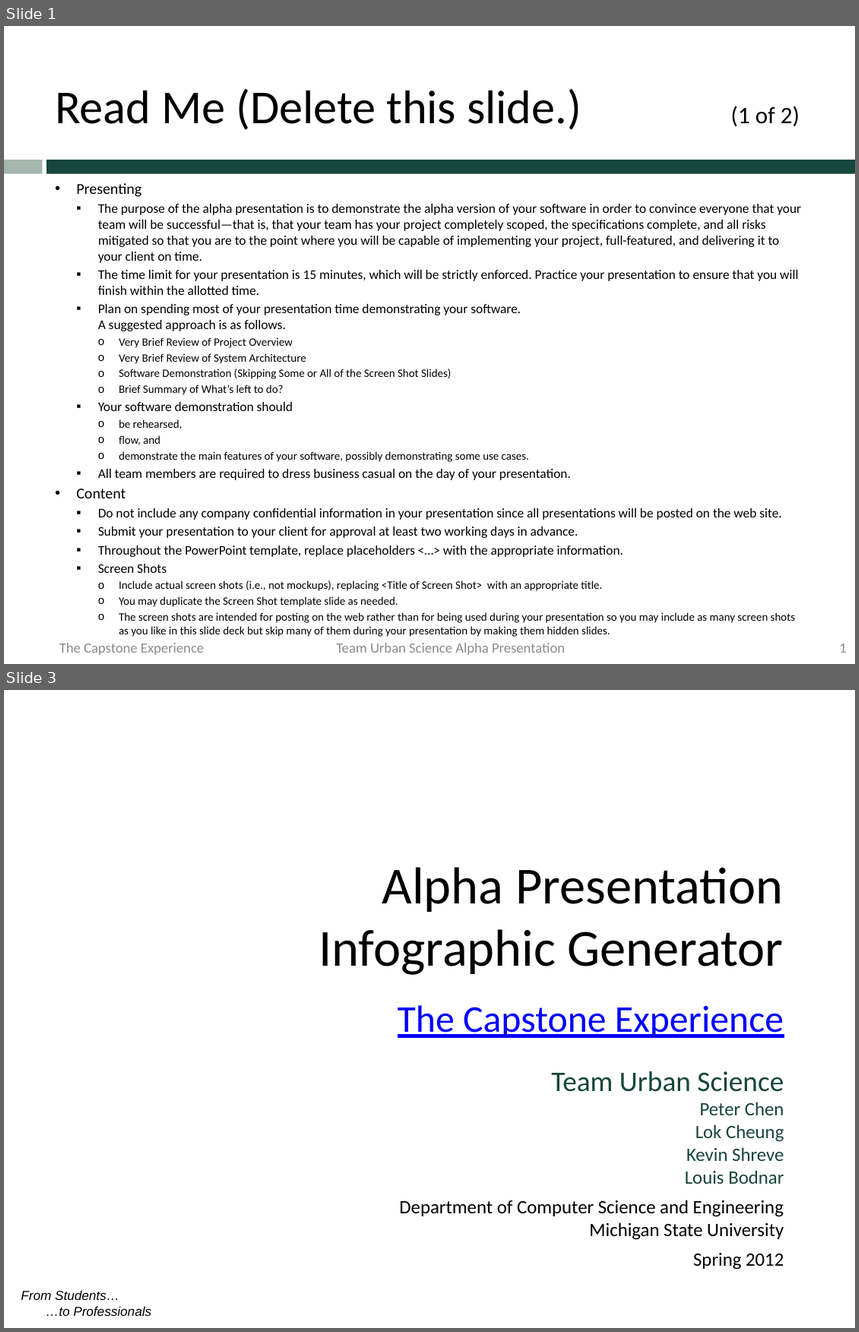
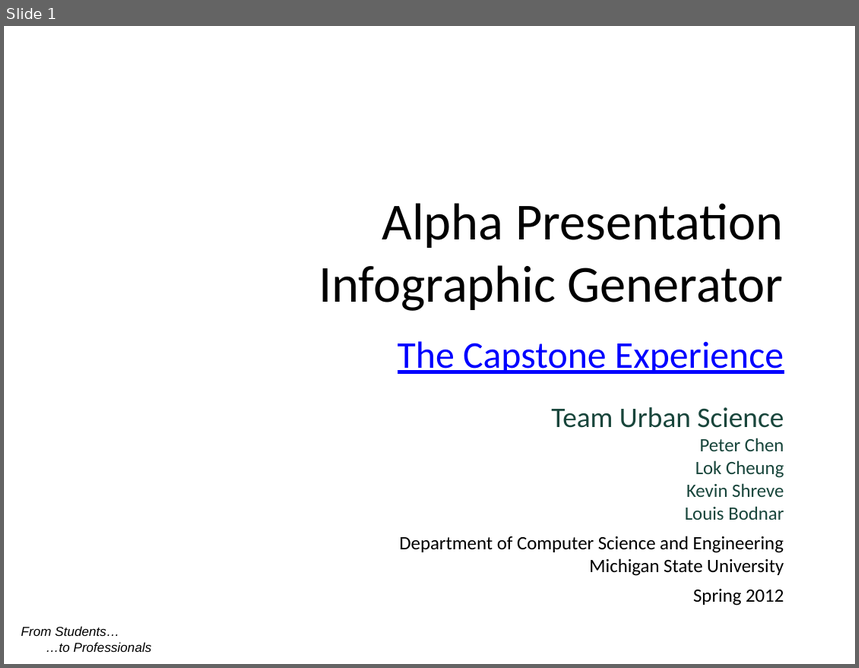
Before and after one commit to msu-capstone-team-urban-science/infographic-generator, a slide deck: documents/alpha-presentation/team-urban-science-alpha-presentation.pptx. Shown one above the other, each under a label of ours: slides 1 and 3 before the commit, slide 1 after it; the slides between them are not shown. The pictures are 859x1332 and 859x668 pixels, drawn with LibreOffice and Linux fonts; fonts in the diff are those of the drawing; background and template pictures are left out. Boxes give left, top, right and bottom in pixels: in the first picture for what was removed or moved away, otherwise in the second. Text is boxed around its words. In the diff, an @@ line names an element or a change of style, - is before the commit and + after.

Commit message:
actual alpha pres document.

```diff
--- a/documents/alpha-presentation/team-urban-science-alpha-presentation.pptx
+++ b/documents/alpha-presentation/team-urban-science-alpha-presentation.pptx
@@ slide 1 removed at (4,26,855,664), background picture (left out) @@
@@ title removed at (55,88,800,130) @@
-Read Me (Delete this slide.) (1 of 2)
@@ rectangle removed at (4,160,42,174) @@
@@ rectangle removed at (47,160,855,174) @@
@@ text removed at (76,183,801,637) @@
-• Presenting
-  ▪ The purpose of the alpha presentation is to demonstrate the alpha version of your software in order to convince everyone that your team will be successful—that is, that your team has your project completely scoped, the specifications complete, and all risks mitigated so that you are to the point where you will be capable of implementing your project, full-featured, and delivering it to your client on time.
-  ▪ The time limit for your presentation is 15 minutes, which will be strictly enforced. Practice your presentation to ensure that you will finish within the allotted time.
-  ▪ Plan on spending most of your presentation time demonstrating your software.
-    A suggested approach is as follows.
-    o Very Brief Review of Project Overview
-    o Very Brief Review of System Architecture
-    o Software Demonstration (Skipping Some or All of the Screen Shot Slides)
-    o Brief Summary of What’s left to do?
-  ▪ Your software demonstration should
-    o be rehearsed,
-    o flow, and
-    o demonstrate the main features of your software, possibly demonstrating some use cases.
-  ▪ All team members are required to dress business casual on the day of your presentation.
-• Content
-  ▪ Do not include any company confidential information in your presentation since all presentations will be posted on the web site.
-  ▪ Submit your presentation to your client for approval at least two working days in advance.
-  ▪ Throughout the PowerPoint template, replace placeholders <…> with the appropriate information.
-  ▪ Screen Shots
-    o Include actual screen shots (i.e., not mockups), replacing <Title of Screen Shot> with an appropriate title.
-    o You may duplicate the Screen Shot template slide as needed.
-    o The screen shots are intended for posting on the web rather than for being used during your presentation so you may include as many screen shots as you like in this slide deck but skip many of them during your presentation by making them hidden slides.
@@ text removed at (59,643,204,655) @@
-The Capstone Experience
@@ text removed at (336,643,565,655) @@
-Team Urban Science Alpha Presentation
@@ page number removed at (839,644,846,653) @@
-1
@@ what was slide 3 is now slide 1 @@
```
Also in this commit, not shown: 4 slides changed.
